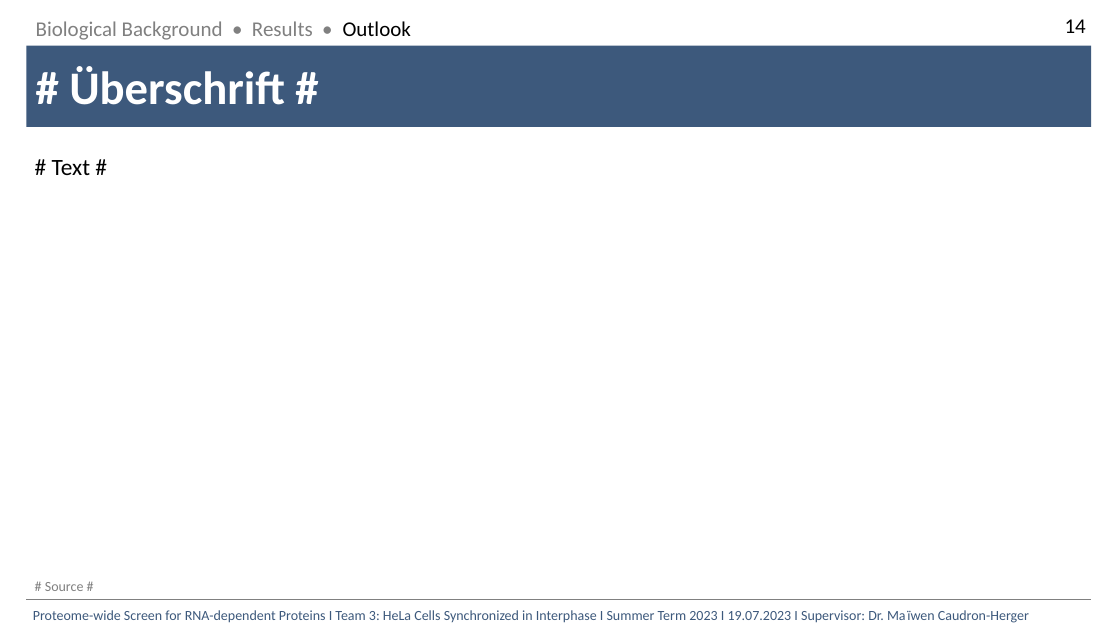
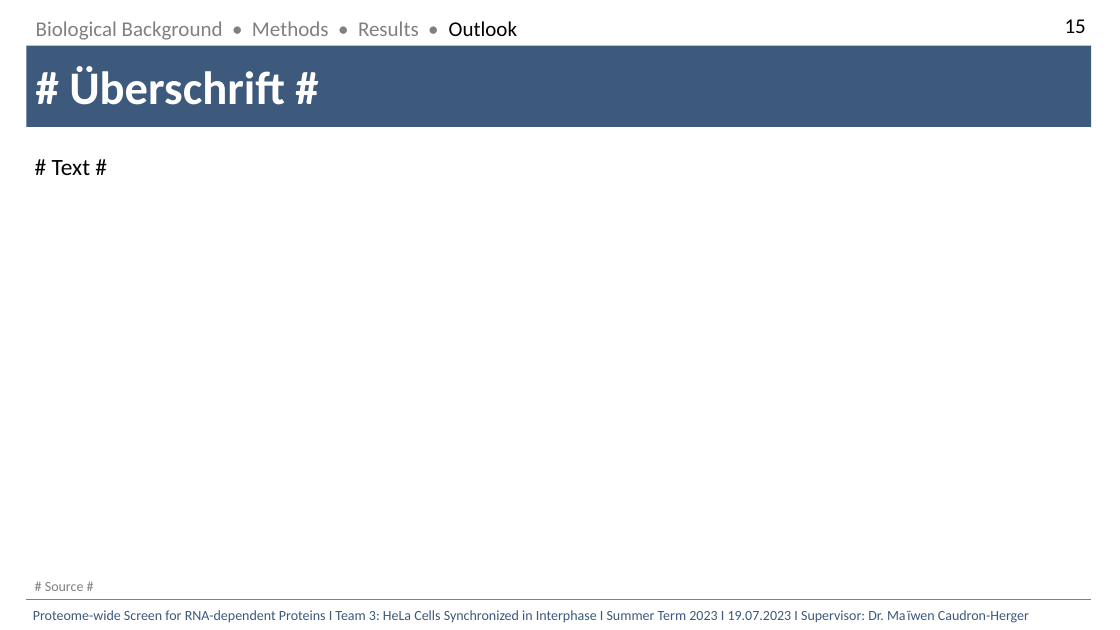
Before and after one commit to datascience-mobi-2023/topic03_team03, a slide deck: slide 5 of Template_Final_Presentation.pptx (slide 4 before the commit). Drawn at 1120x630 pixels with LibreOffice and Linux fonts; fonts in the diff are those of the drawing. Boxes give left, top, right and bottom in pixels: in the first picture for what was removed or moved away, otherwise in the second. Text is boxed around its words. In the diff, an @@ line names an element or a change of style, - is before the commit and + after.

Commit message:
Methods als Folie hinzugefügt

```diff
--- a/Template_Final_Presentation.pptx
+++ b/Template_Final_Presentation.pptx
@@ text at [36,21,517,40]: text changed @@
-Biological Background • Results • Outlook
+Biological Background • Methods • Results • Outlook
@@ text at [1065,19,1086,33]: text changed @@
-14
+15
```
Also in this commit, not shown: 3 other slides changed, 1 slide added.
